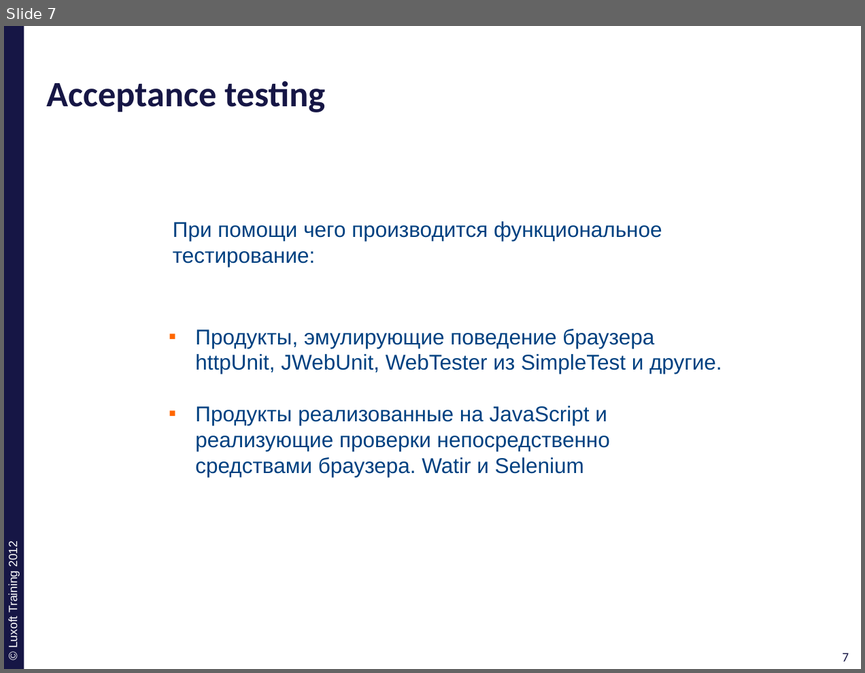
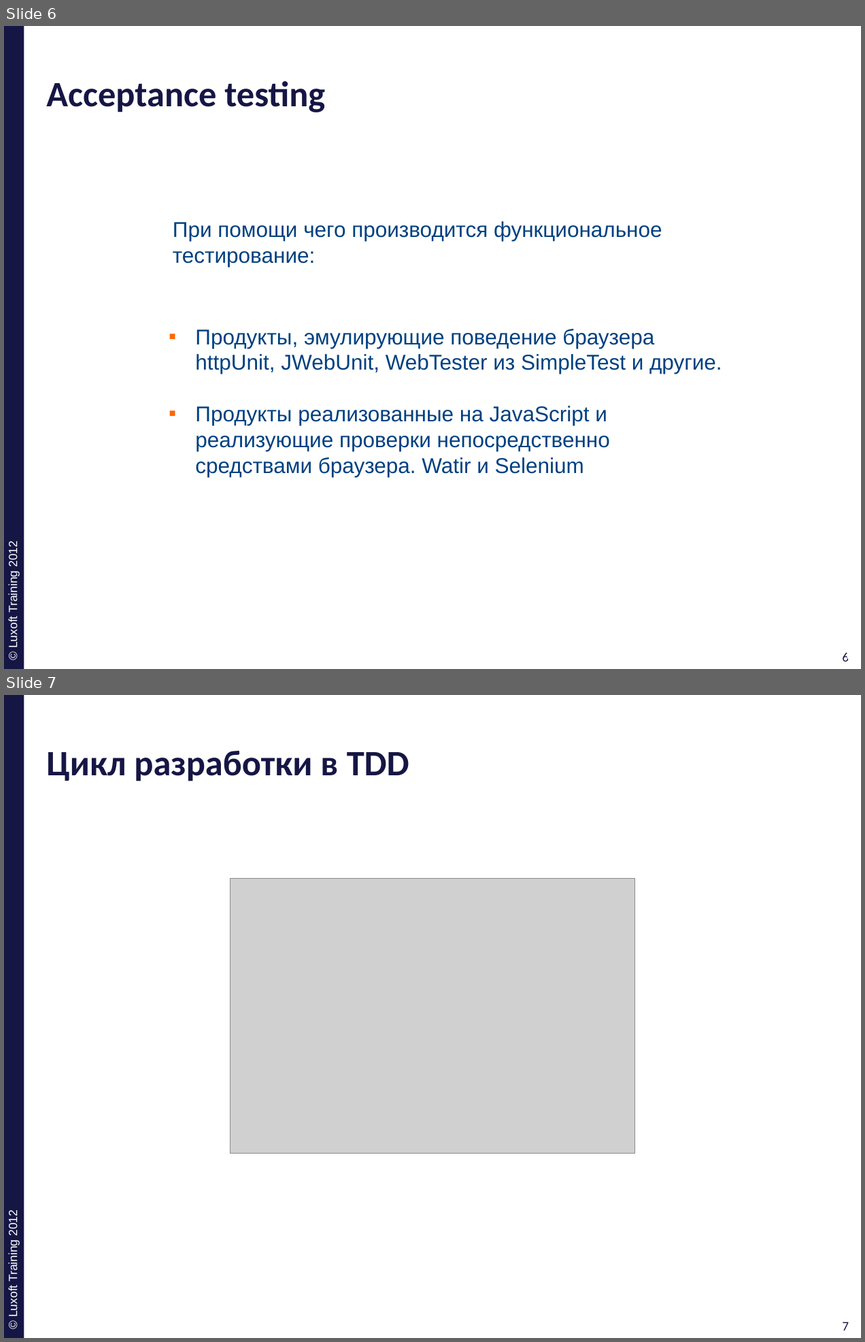
Before and after one commit to ivan-dyachenko/Trainings, a slide deck: Test Driven Development/materials/pptx/8. TDD-Acceptance-Testing.pptx. Shown one above the other, each under a label of ours: slide 7 before the commit, slides 6 and 7 after it. The pictures are 865x673 and 865x1342 pixels, drawn with LibreOffice and Linux fonts; fonts in the diff are those of the drawing; grey boxes stand for pictures; background and template pictures are left out. Boxes give left, top, right and bottom in pixels: in the first picture for what was removed or moved away, otherwise in the second. Text is boxed around its words. In the diff, an @@ line names an element or a change of style, - is before the commit and + after.

```diff
--- a/Test Driven Development/materials/pptx/8. TDD-Acceptance-Testing.pptx
+++ b/Test Driven Development/materials/pptx/8. TDD-Acceptance-Testing.pptx
@@ slide 7 added at box(4, 695, 861, 1338), background #FFFFFF; not listed: 4 template elements that a slide beside it also shows @@
@@ title added at box(46, 751, 409, 781), 30 pt, text #161645, bold @@
+Цикл разработки в TDD
@@ picture added at box(230, 879, 634, 1153) @@
@@ what was slide 7 is now slide 6 @@
@@ page number at box(842, 652, 849, 661): text changed @@
-7
+6
@@ page number at box(846, 652, 853, 661): text changed @@
-7
+6
```
Also in this commit, not shown: 2 slides changed, 9 other slides added, 1 slide removed, 1 other file.
